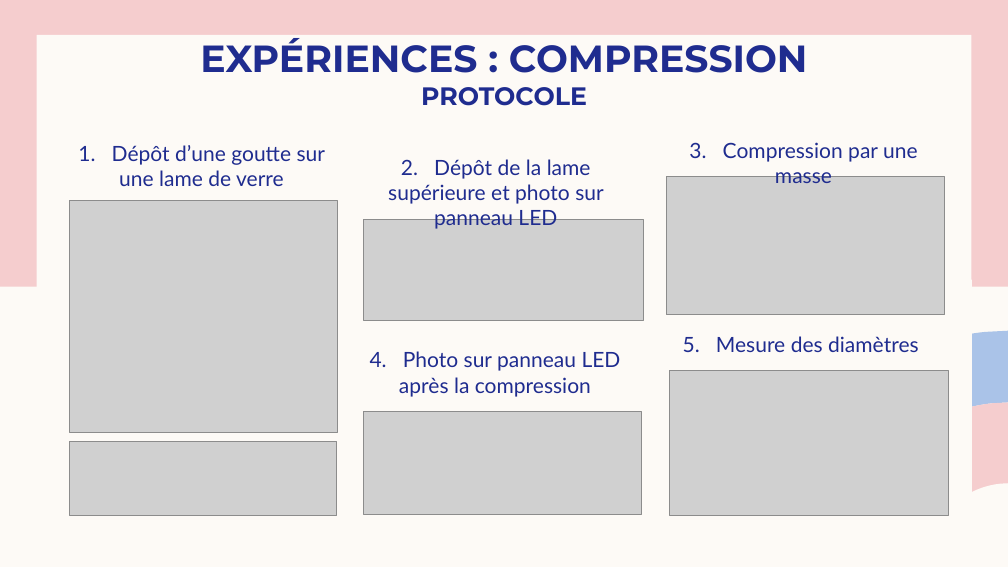
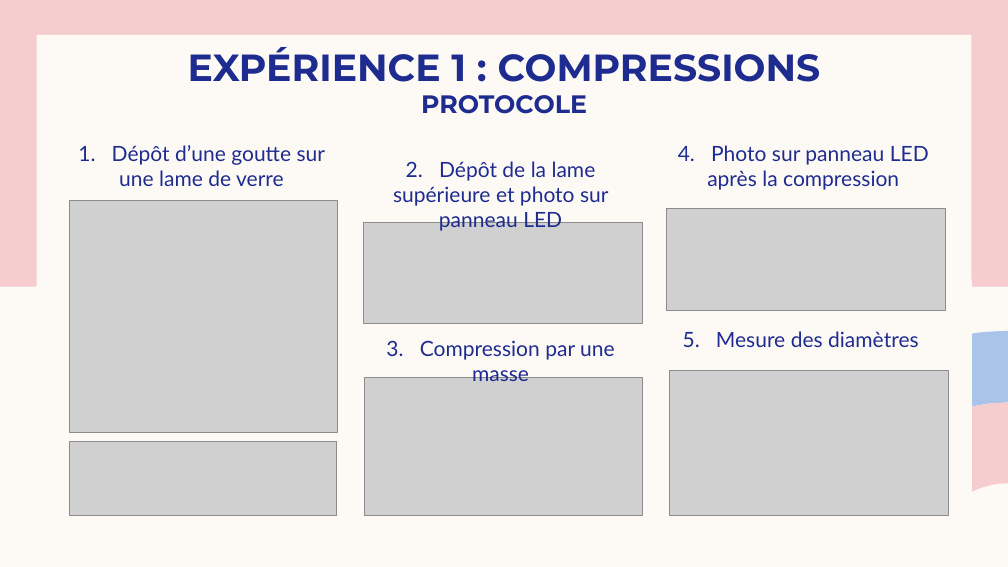
Before and after one commit to Josephine-gith/VS, a slide deck: slide 6 of PPT/Viscoplastic Squeeze pptGE 2.pptx (slide 7 before the commit). Drawn at 1008x567 pixels with LibreOffice and Linux fonts; fonts in the diff are those of the drawing; grey boxes stand for pictures. Boxes give left, top, right and bottom in pixels: in the first picture for what was removed or moved away, otherwise in the second. Text is boxed around its words. In the diff, an @@ line names an element or a change of style, - is before the commit and + after.

```diff
--- a/PPT/Viscoplastic Squeeze pptGE 2.pptx
+++ b/PPT/Viscoplastic Squeeze pptGE 2.pptx
@@ title at [188,47,821,114]: text changed @@
-EXPÉRIENCES : COMPRESSION
-PROTOCOLE
+EXPÉRIENCE 1 : COMPRESSIONS
+PROTOCOLE
@@ text "4. Photo sur panneau LED ...": place and size @@
-text "4. Photo sur panneau LED ..." at [370,351,621,397]
+text "4. Photo sur panneau LED ..." at [678,145,929,190]
@@ text "2. Dépôt de la lame ...": place and size @@
-text "2. Dépôt de la lame ..." at [388,159,603,229]
+text "2. Dépôt de la lame ..." at [393,161,608,231]
@@ picture: place and size @@
-picture at [363,412,642,514]
+picture at [667,208,945,310]
@@ text "5. Mesure des diamètres": place and size @@
-text "5. Mesure des diamètres" at [683,336,919,352]
+text "5. Mesure des diamètres" at [683,331,919,347]
@@ text "3. Compression par une masse": place and size @@
-text "3. Compression par une masse" at [689,142,918,183]
+text "3. Compression par une masse" at [386,340,615,381]
@@ picture: place and size @@
-picture at [667,177,945,315]
+picture at [364,377,643,516]
```
Also in this commit, not shown: 3 other slides changed, 4 slides added, 2 slides removed, 11 other files.
